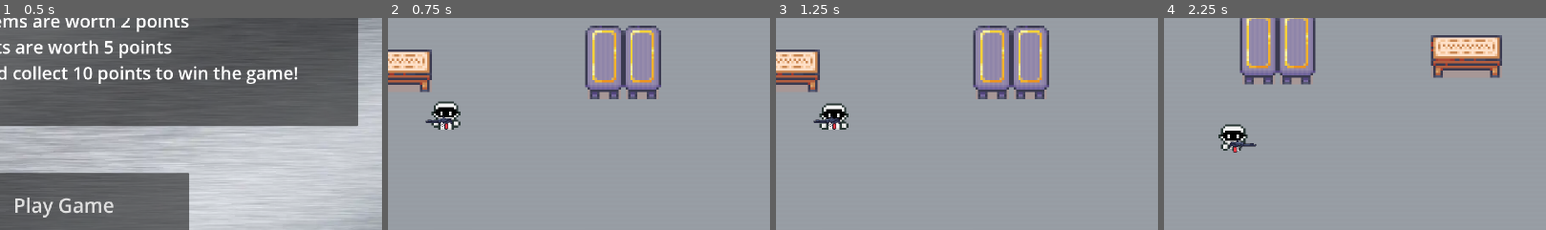
Above: before the commit, frames 1-4 (left to right).
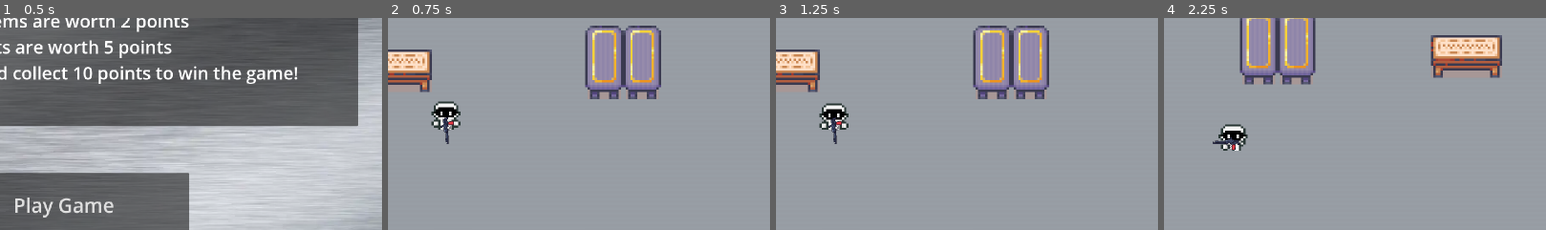
Above: after the commit, the same moments.

Repository: avahajr/heisty
Game: Godot game, scene res://scenes/main_menu.tscn
Same seed, same stepped clock (60 frames per second), same inputs: the game is played once before the commit and once after it.
Inputs (mouse positions are % of the whole screen's width and height, from its top left):
- Up to frame 1 (0.5 s): no input
- Up to frame 2 (0.75 s): click "Play Game" at 0.5 s
- Up to frame 3 (1.25 s): no input
- Up to frame 4 (2.25 s): move the mouse to (72, 45) at 1.27 s; hold Right (ui_right) 1.28-2.03 s; move the mouse to (30, 55) at 2.02 s; hold Down (ui_down) from 2.03 s (still down)
The pictures show only the part of the screen within x 42-92%, y 25-75%; the shares and areas given below are measured in that part.

Frame 1 is identical in both runs. In frame 2, 0.3% of the frame differs, in the area x 9-18%, y 46-60%; in frame 3, 0.3%; in frame 4, 0.3%.

Commit message:
flamethrower sprite rotates

Diff:
--- a/scenes/bandit.gd
+++ b/scenes/bandit.gd
@@ -21,15 +21,11 @@
 
 	if input == Vector2(1,0):
 		sprite2D.play("walk-right")
-		flamethrower.rotation_degrees = 0
-		flamethrower.flip_v = false
-		flamethrower.offset = Vector2(-10, -10)
+
 
 	elif input == Vector2(-1,0):
 		sprite2D.play("walk-left")
-		flamethrower.rotation_degrees = 180
-		flamethrower.flip_v = true
-		flamethrower.offset = Vector2(-10, -15)
+
 
 	elif input == Vector2(0,1):
 		sprite2D.play("walk-down")
@@ -38,6 +34,10 @@
 	elif input == Vector2(0,0):
 		sprite2D.play("idle-down")
 
+
+	var mouse_pos = get_global_mouse_position()
+	flamethrower.look_at(mouse_pos)
+
 	move_and_slide()
 
 func play_sound():
--- a/scenes/bandit.tscn
+++ b/scenes/bandit.tscn
@@ -403,7 +403,7 @@
 scale = Vector2(1.9, 1.71311)
 sprite_frames = SubResource("SpriteFrames_x5kym")
 animation = &"idle-right"
-frame_progress = 0.45175
+frame_progress = 0.441946
 
 [node name="CollisionShape2D" type="CollisionShape2D" parent="bandit"]
 visible = false
